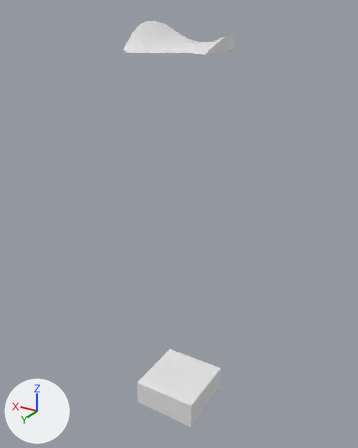
The glTF model assets/terrain/surface_pieces/surf_21_4.glb as it was, and as the next commit left it.
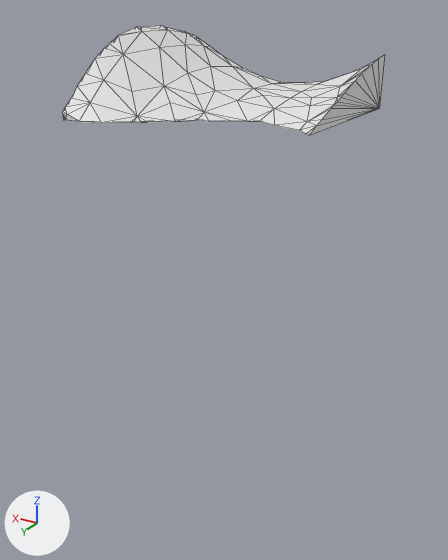
Each version is shown whole from a 50 mm lens placed at (-19.13, 115.34, -22.68), pointed at (-2.24, 87.19, -36.75), then close up from a 50 mm lens placed at (-9.49, 99.44, -22.99), pointed at (-2.63, 88.02, -28.7). Every picture has the same lights, and +X, +Y and +Z are marked at lower left. The first two pictures are the older version. The close-ups show mesh edges as thin lines. Where no turn or scale is listed for an object, it has been applied to the vertices.

The first close-up shows 'layer_0'.
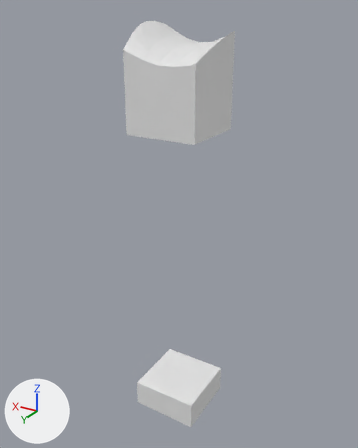
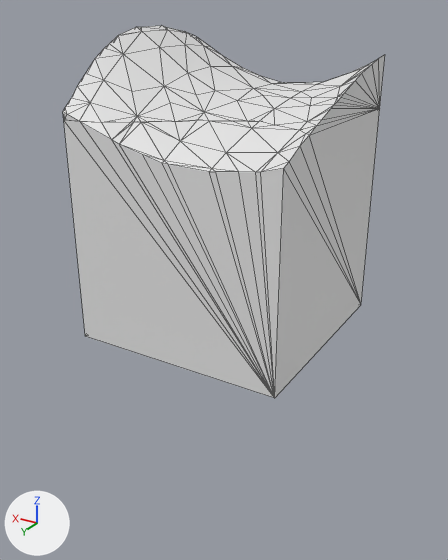
Boxes (x1, y1, x2, y2) around the edits, measured in the close-ups (448 x 560 px):
```json
{"object": "layer_1", "change": "added", "after": [64, 109, 380, 398]}
```

The change, as JSON lines over the scene's bpy script:
```json
{"op": "add", "block": "me_layer_1", "code": ["me_layer_1 = bpy.data.meshes.new('layer_1')", "me_layer_1.from_pydata(...)  # 42 vertices, 80 faces; spans x -5.0..0.0, y 85.0..90.0, z -30.0..-25.0"]}
{"op": "add", "block": "ob_layer_1", "code": ["ob_layer_1 = bpy.data.objects.new('layer_1', me_layer_1)", "ob_layer_1.location = (0.0, 0.0, 0.0)"]}
```
